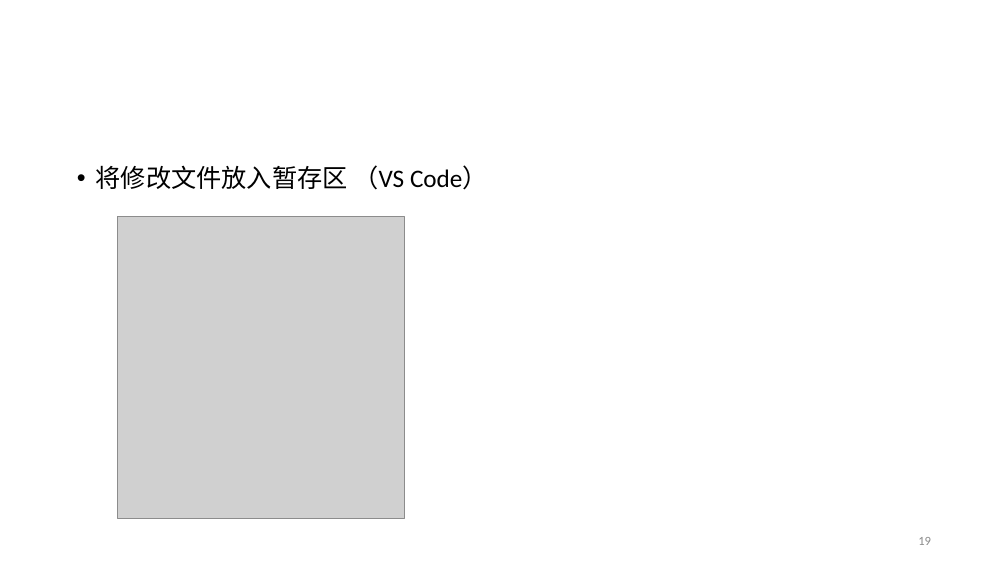
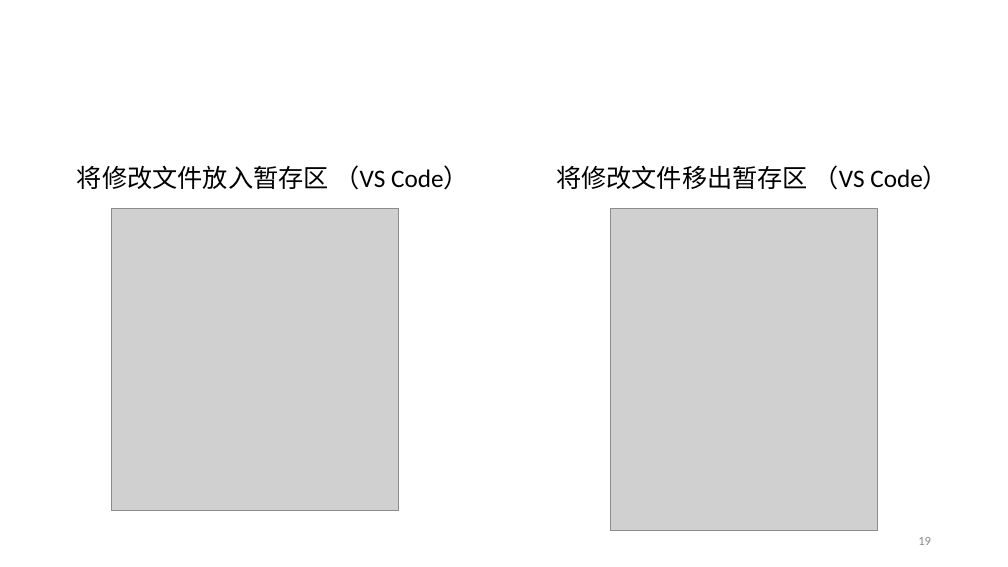
Before and after one commit to fantasysee/Git4Beginners_ICAIS, a slide deck: slide 19 of Git_Tutorial_ICAIS.pptx. Drawn at 1008x567 pixels with LibreOffice and Linux fonts; fonts in the diff are those of the drawing; grey boxes stand for pictures; background and template pictures are left out. Boxes give left, top, right and bottom in pixels: in the first picture for what was removed or moved away, otherwise in the second. Text is boxed around its words. In the diff, an @@ line names an element or a change of style, - is before the commit and + after.

```diff
--- a/Git_Tutorial_ICAIS.pptx
+++ b/Git_Tutorial_ICAIS.pptx
@@ text "将修改文件放入暂存区 （VS Code）" at [77,165,469,190]: bullet • to none @@
@@ text added at [556,165,948,190], 24 pt, text #000000 @@
+将修改文件移出暂存区 （VS Code）
@@ picture: place and size @@
-picture at [117,216,405,518]
+picture at [111,209,399,510]
@@ picture added at [611,209,878,531] @@
```
Also in this commit, not shown: 6 other slides changed, 15 slides added, 6 other files.
